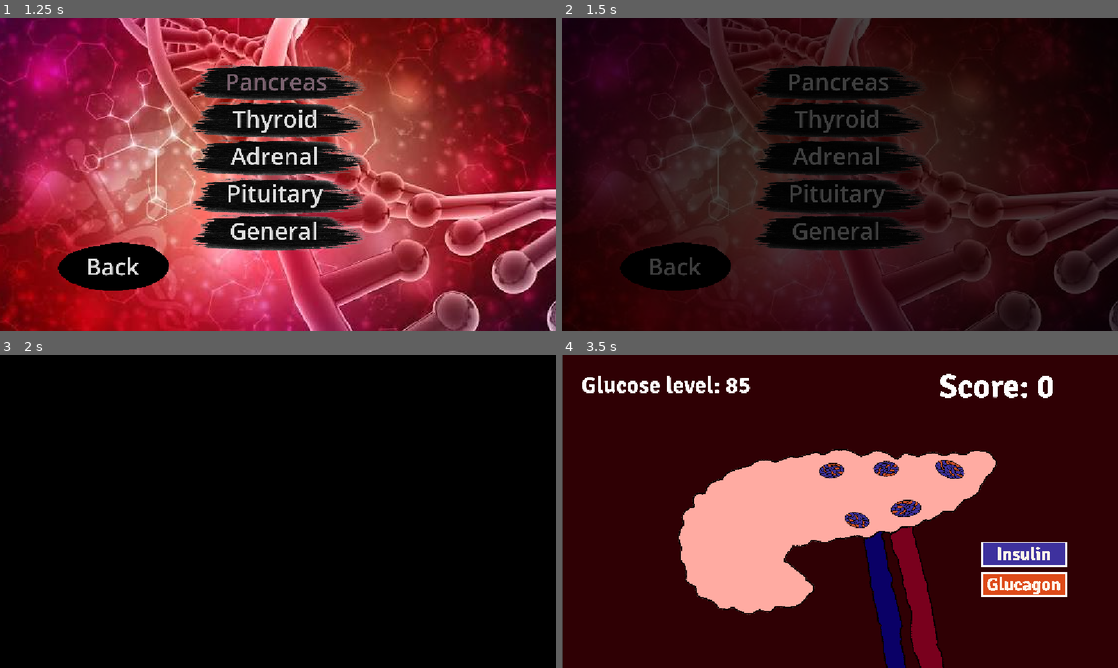
Above: before the commit, frames 1-4 (two rows, left to right).
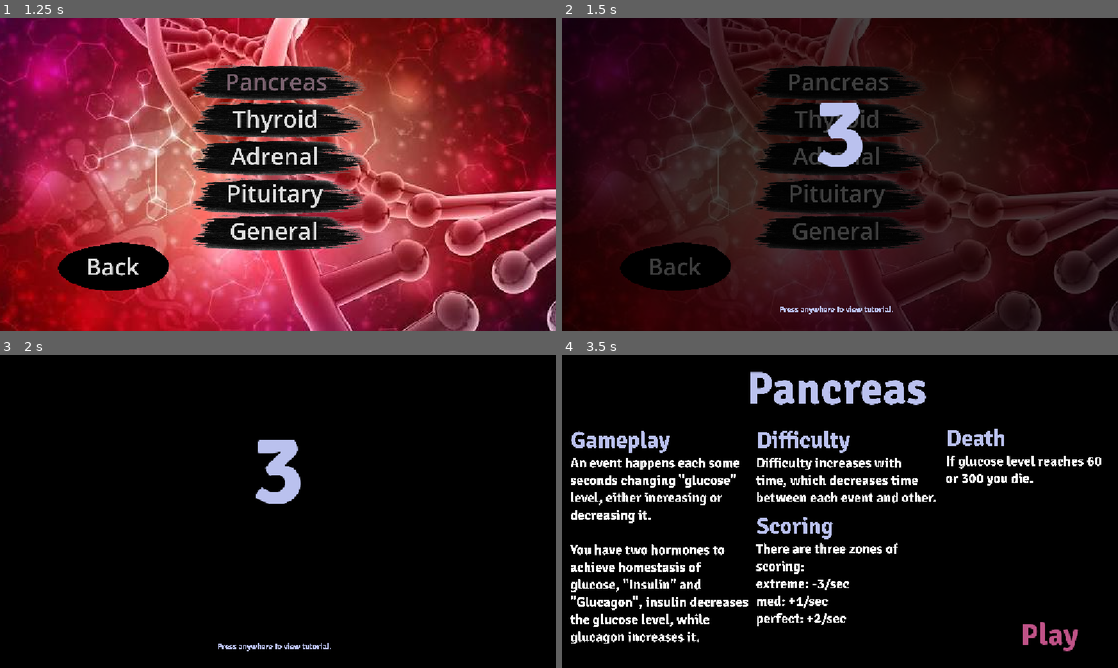
Above: after the commit, the same moments.

Repository: NileKnight1/hormonal-coordination
Game: Godot game, scene res://scenes/main_menu.tscn
Same seed, same stepped clock (60 frames per second), same inputs: the game is played once before the commit and once after it.
Inputs:
- Up to frame 1 (1.25 s): click "Play as Gland" at 0.5 s
- Up to frame 2 (1.5 s): click "Pancreas" at 1.25 s
- Up to frame 3 (2 s): no input
- Up to frame 4 (3.5 s): click "Pituitary" at 2 s; click "Adrenal" at 2.75 s

Frame 1 is identical in both runs. In frame 2, 1.2% of the frame differs, in the area x 39-60%, y 27-95%; in frame 3, 1.2%; in frame 4, 99%, in the area x 0-100%, y 0-100%.

Commit message:
i added a tutorial page for pancreas with ability of entering or skipping it, added a loading page before entering the gland

Diff:
--- a/scenes/main_menu.tscn
+++ b/scenes/main_menu.tscn
@@ -30,6 +30,20 @@
 
 [sub_resource type="StyleBoxFlat" id="StyleBoxFlat_wu84c"]
 bg_color = Color(0, 0, 0, 1)
+
+[sub_resource type="StyleBoxEmpty" id="StyleBoxEmpty_1ajci"]
+
+[sub_resource type="StyleBoxEmpty" id="StyleBoxEmpty_7b55j"]
+
+[sub_resource type="StyleBoxEmpty" id="StyleBoxEmpty_5pajh"]
+
+[sub_resource type="StyleBoxEmpty" id="StyleBoxEmpty_j7ex8"]
+
+[sub_resource type="StyleBoxEmpty" id="StyleBoxEmpty_a8gd2"]
+
+[sub_resource type="StyleBoxEmpty" id="StyleBoxEmpty_hstxw"]
+
+[sub_resource type="StyleBoxEmpty" id="StyleBoxEmpty_8egab"]
 
 [node name="main menu" type="Node2D" unique_id=400296325]
 script = ExtResource("1_l6cm7")
@@ -324,6 +338,187 @@
 offset_bottom = 663.0
 theme_override_styles/panel = SubResource("StyleBoxFlat_wu84c")
 
+[node name="count" type="Label" parent="CanvasLayer" unique_id=863710712]
+visible = false
+offset_left = 521.0
+offset_top = 114.0
+offset_right = 631.0
+offset_bottom = 366.0
+theme_override_colors/font_color = Color(0.7294118, 0.75686276, 0.93333334, 1)
+theme_override_fonts/font = ExtResource("5_8ln24")
+theme_override_font_sizes/font_size = 204
+text = "3"
+
+[node name="la" type="Label" parent="CanvasLayer" unique_id=1987878636]
+visible = false
+offset_left = 450.0
+offset_top = 593.0
+offset_right = 8958.0
+offset_bottom = 1344.0
+scale = Vector2(0.027923292, 0.027923292)
+theme_override_colors/font_color = Color(0.73124737, 0.7549101, 0.9337793, 1)
+theme_override_fonts/font = ExtResource("5_8ln24")
+theme_override_font_sizes/font_size = 609
+text = "Press anywhere to view tutorial."
+horizontal_alignment = 1
+vertical_alignment = 1
+metadata/_edit_use_anchors_ = true
+
+[node name="tut" type="Button" parent="CanvasLayer" unique_id=774860135]
+visible = false
+offset_right = 8.0
+offset_bottom = 23.0
+scale = Vector2(221.89253, 76.37623)
+theme_override_styles/normal = SubResource("StyleBoxEmpty_1ajci")
+theme_override_styles/pressed = SubResource("StyleBoxEmpty_7b55j")
+theme_override_styles/hover = SubResource("StyleBoxEmpty_5pajh")
+text = "r"
+
+[node name="tutorials" type="Control" parent="CanvasLayer" unique_id=719739135]
+layout_mode = 3
+anchors_preset = 0
+offset_right = 40.0
+offset_bottom = 40.0
+
+[node name="pancreas" type="Control" parent="CanvasLayer/tutorials" unique_id=1341936248]
+visible = false
+anchors_preset = 0
+offset_right = 40.0
+offset_bottom = 40.0
+
+[node name="Label" type="Label" parent="CanvasLayer/tutorials/pancreas" unique_id=1815320297]
+layout_mode = 0
+offset_left = 382.00003
+offset_top = 12.000004
+offset_right = 1225.0
+offset_bottom = 277.0
+scale = Vector2(0.44337946, 0.44337946)
+theme_override_colors/font_color = Color(0.7294118, 0.75686276, 0.93333334, 1)
+theme_override_fonts/font = ExtResource("5_8ln24")
+theme_override_font_sizes/font_size = 214
+text = "Pancreas"
+
+[node name="Label2" type="Label" parent="CanvasLayer/tutorials/pancreas" unique_id=2127082623]
+layout_mode = 0
+offset_left = 18.0
+offset_top = 147.0
+offset_right = 943.0
+offset_bottom = 412.0
+scale = Vector2(0.22235553, 0.22235553)
+theme_override_colors/font_color = Color(0.7294118, 0.75686276, 0.93333334, 1)
+theme_override_fonts/font = ExtResource("5_8ln24")
+theme_override_font_sizes/font_size = 214
+text = "Gameplay"
+
+[node name="Label4" type="Label" parent="CanvasLayer/tutorials/pancreas" unique_id=1919776131]
+layout_mode = 0
+offset_left = 403.0
+offset_top = 147.0
+offset_right = 1328.0
+offset_bottom = 412.0
+scale = Vector2(0.22235553, 0.22235553)
+theme_override_colors/font_color = Color(0.7294118, 0.75686276, 0.93333334, 1)
+theme_override_fonts/font = ExtResource("5_8ln24")
+theme_override_font_sizes/font_size = 214
+text = "Difficulty"
+
+[node name="Label3" type="Label" parent="CanvasLayer/tutorials/pancreas" unique_id=858575256]
+layout_mode = 0
+offset_left = 17.0
+offset_top = 206.0
+offset_right = 1707.9856
+offset_bottom = 1985.0
+scale = Vector2(0.22235553, 0.22235553)
+theme_override_colors/font_color = Color(1, 1, 1, 1)
+theme_override_fonts/font = ExtResource("5_8ln24")
+theme_override_font_sizes/font_size = 128
+text = "An event happens each some seconds changing \"glucose\" level, either increasing or decreasing it.
+
+You have two hormones to achieve homestasis of glucose, \"Insulin\" and \"Glucagon\", insulin decreases the glucose level, while glucagon increases it."
+autowrap_mode = 2
+max_lines_visible = 12
+
+[node name="Label5" type="Label" parent="CanvasLayer/tutorials/pancreas" unique_id=1008507174]
+layout_mode = 0
+offset_left = 402.0
+offset_top = 206.0
+offset_right = 2092.9856
+offset_bottom = 689.0
+scale = Vector2(0.22235553, 0.22235553)
+theme_override_colors/font_color = Color(1, 1, 1, 1)
+theme_override_fonts/font = ExtResource("5_8ln24")
+theme_override_font_sizes/font_size = 128
+text = "Difficulty increases with time, which decreases time between each event and other."
+autowrap_mode = 2
+
+[node name="Label8" type="Label" parent="CanvasLayer/tutorials/pancreas" unique_id=410776742]
+layout_mode = 0
+offset_left = 403.0
+offset_top = 325.0
+offset_right = 1328.0
+offset_bottom = 590.0
+scale = Vector2(0.22235553, 0.22235553)
+theme_override_colors/font_color = Color(0.7294118, 0.75686276, 0.93333334, 1)
+theme_override_fonts/font = ExtResource("5_8ln24")
+theme_override_font_sizes/font_size = 214
+text = "Scoring"
+
+[node name="Label9" type="Label" parent="CanvasLayer/tutorials/pancreas" unique_id=1863270920]
+layout_mode = 0
+offset_left = 402.0
+offset_top = 384.0
+offset_right = 2092.9856
+offset_bottom = 1191.0
+scale = Vector2(0.22235553, 0.22235553)
+theme_override_colors/font_color = Color(1, 1, 1, 1)
+theme_override_fonts/font = ExtResource("5_8ln24")
+theme_override_font_sizes/font_size = 128
+text = "There are three zones of scoring:
+extreme: -3/sec
+med: +1/sec
+perfect: +2/sec"
+autowrap_mode = 2
+
+[node name="Label6" type="Label" parent="CanvasLayer/tutorials/pancreas" unique_id=739016242]
+layout_mode = 0
+offset_left = 796.0
+offset_top = 143.0
+offset_right = 1721.0
+offset_bottom = 408.0
+scale = Vector2(0.22235553, 0.22235553)
+theme_override_colors/font_color = Color(0.7294118, 0.75686276, 0.93333334, 1)
+theme_override_fonts/font = ExtResource("5_8ln24")
+theme_override_font_sizes/font_size = 214
+text = "Death"
+
+[node name="Label7" type="Label" parent="CanvasLayer/tutorials/pancreas" unique_id=1336762057]
+layout_mode = 0
+offset_left = 795.0
+offset_top = 202.0
+offset_right = 2364.5583
+offset_bottom = 685.0
+scale = Vector2(0.22235553, 0.22235553)
+theme_override_colors/font_color = Color(1, 1, 1, 1)
+theme_override_fonts/font = ExtResource("5_8ln24")
+theme_override_font_sizes/font_size = 128
+text = "If glucose level reaches 60 or 300 you die."
+autowrap_mode = 2
+
+[node name="play" type="Button" parent="CanvasLayer/tutorials/pancreas" unique_id=1852887887]
+layout_mode = 0
+offset_left = 950.0
+offset_top = 540.0
+offset_right = 1084.0
+offset_bottom = 619.0
+theme_override_colors/font_color = Color(0.7479036, 0.32087067, 0.52911603, 1)
+theme_override_fonts/font = ExtResource("5_8ln24")
+theme_override_font_sizes/font_size = 63
+theme_override_styles/normal = SubResource("StyleBoxEmpty_j7ex8")
+theme_override_styles/pressed = SubResource("StyleBoxEmpty_a8gd2")
+theme_override_styles/hover = SubResource("StyleBoxEmpty_hstxw")
+theme_override_styles/focus = SubResource("StyleBoxEmpty_8egab")
+text = "Play "
+
 [connection signal="button_down" from="CanvasLayer/main/glands_" to="." method="_on_glands_button_down"]
 [connection signal="button_down" from="CanvasLayer/main/glands_2" to="." method="_on_scores_button_down"]
 [connection signal="button_down" from="CanvasLayer/glands/pancreas" to="." method="_on_pancreas_button_down"]
@@ -333,3 +528,5 @@
 [connection signal="button_down" from="CanvasLayer/glands/general" to="." method="_on_general_button_down"]
 [connection signal="button_down" from="CanvasLayer/glands/back" to="." method="_on_back_button_down"]
 [connection signal="pressed" from="CanvasLayer/scores/back" to="." method="_on_back_button_down"]
+[connection signal="pressed" from="CanvasLayer/tut" to="." method="_on_tut_pressed"]
+[connection signal="pressed" from="CanvasLayer/tutorials/pancreas/play" to="." method="_on_play_pressed"]
--- a/scenes/pancreas.tscn
+++ b/scenes/pancreas.tscn
@@ -58,7 +58,7 @@
 scale = Vector2(0.11, 0.11)
 theme_override_fonts/font = ExtResource("5_8dnf8")
 theme_override_font_sizes/font_size = 626
-text = "Score: 1000"
+text = "Score: 0"
 vertical_alignment = 1
 
 [node name="status" type="Label" parent="Node" unique_id=1936103788]
@@ -98,16 +98,44 @@
 texture_disabled = ExtResource("14_vnfpr")
 stretch_mode = 0
 
-[node name="glucose_level" type="Label" parent="Node" unique_id=1744235648]
+[node name="Control" type="Control" parent="Node" unique_id=830584584]
+anchors_preset = 0
+offset_left = -548.0
+offset_top = -329.0
+offset_right = -508.0
+offset_bottom = -289.0
+scale = Vector2(0.814907, 0.814907)
+
+[node name="Label" type="Label" parent="Node/Control" unique_id=24157045]
 layout_mode = 0
-offset_left = -536.0
-offset_top = -291.0
-offset_right = -319.0
-offset_bottom = -239.0
-scale = Vector2(0.545, 0.545)
+offset_left = 40.0
+offset_top = 54.0
+offset_right = 368.0
+offset_bottom = 123.0
 theme_override_fonts/font = ExtResource("5_8dnf8")
-theme_override_font_sizes/font_size = 88
-text = "Glucose level: 85"
+theme_override_font_sizes/font_size = 39
+text = "Glucose Level"
+
+[node name="Label2" type="Label" parent="Node/Control" unique_id=1600813875]
+layout_mode = 0
+offset_left = 42.454285
+offset_top = 77.54574
+offset_right = 370.45428
+offset_bottom = 168.54572
+theme_override_fonts/font = ExtResource("5_8dnf8")
+theme_override_font_sizes/font_size = 70
+text = "85 mg"
+vertical_alignment = 1
+
+[node name="Label3" type="Label" parent="Node/Control" unique_id=1912133439]
+layout_mode = 0
+offset_left = 12.999999
+offset_top = 55.318596
+offset_right = 56.0
+offset_bottom = 164.31857
+theme_override_fonts/font = ExtResource("5_8dnf8")
+theme_override_font_sizes/font_size = 79
+text = "|"
 
 [node name="Panel" type="Panel" parent="." unique_id=857130813]
 z_index = -1
--- a/scripts/main_menu.gd
+++ b/scripts/main_menu.gd
@@ -5,13 +5,14 @@
 
 @onready var bg = $CanvasLayer/bg
 
-# Called when the node enters the scene tree for the first time.
+var tut_check = 0
+var choosen
+
 func _ready() -> void:
 	update()
 	pass # Replace with function body.
 
 
-# Called every frame. 'delta' is the elapsed time since the previous frame.
 func _process(delta: float) -> void:
 	pass
 
@@ -41,11 +42,22 @@
 func move(dis):
 	bg.modulate.a = 0.0
 	bg.visible = 1
-	create_tween().tween_property(bg, "modulate:a", 1.0, 0.3)
+	choosen = dis
 
+	await create_tween().tween_property(bg, "modulate:a", 1.0, 0.3)
+	$CanvasLayer/tut.visible = 1
+	$CanvasLayer/count.visible = 1
+	$CanvasLayer/la.visible = 1
+	await get_tree().create_timer(1).timeout
+	$CanvasLayer/count.text = "2"
+	await get_tree().create_timer(1).timeout
+	$CanvasLayer/count.text = "1"
+	await get_tree().create_timer(1).timeout
+	$CanvasLayer/count.text = "0"
+	await get_tree().create_timer(0.2).timeout
 
-	await get_tree().create_timer(2).timeout
-	get_tree().change_scene_to_file(dis)
+	if !tut_check:
+		get_tree().change_scene_to_file(dis)
 
 
 func _on_pancreas_button_down() -> void:
@@ -75,6 +87,23 @@
 	$CanvasLayer/scores/thyroid.text = "Thyroid: " + str(global.scores["thyroid"])
 	$CanvasLayer/scores/adrenal.text = "Adrenal: " + str(global.scores["adrenal"])
 	$CanvasLayer/scores/pituitary.text = "Pituitary: " + str(global.scores["pituitary"])
-	$CanvasLayer/scores/pituitary.text = "General: " + str(global.scores["general"])
+	$CanvasLayer/scores/general.text = "General: " + str(global.scores["general"])
 
 	#$sex.text = "Sex: " + str(global.scores)
+
+
+func _on_tut_pressed() -> void:
+	print("hi")
+	tut_check = 1
+	$CanvasLayer/tut.visible = 0
+	$CanvasLayer/count.visible = 0
+	$CanvasLayer/la.visible = 0
+	#get_tree().change_scene_to_file("res://scenes/high_scores.tscn")
+	print(choosen)
+	if choosen == "res://scenes/pancreas.tscn":
+		$CanvasLayer/tutorials/pancreas.visible = 1
+
+
+func _on_play_pressed() -> void:
+	play_sound(click)
+	get_tree().change_scene_to_file(choosen)
--- a/scripts/pancreas.gd
+++ b/scripts/pancreas.gd
@@ -74,7 +74,7 @@
 		elif glucose_level < 140:
 			score += 1
 		else:
-			score -= 2
+			score -= 3
 
 	$Node/score.text = "Score: " + str(score/60)
 
